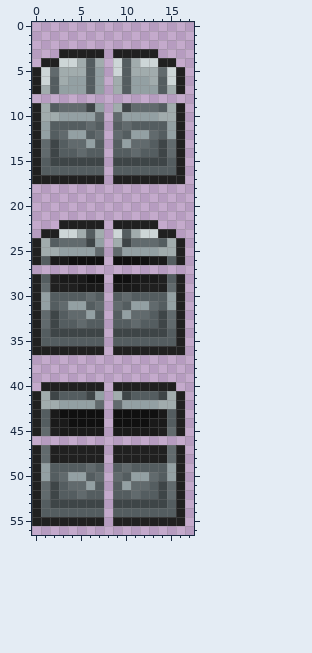
Pixel-art sprite -- Tiles/AutomaticChest.png. The picture above was drawn from the file before the commit.
The file is 36x114 pixels, drawn in blocks of 2x2; one block is one cell here. Colours within 5 levels of each other are drawn and written as one.
Now the later version:
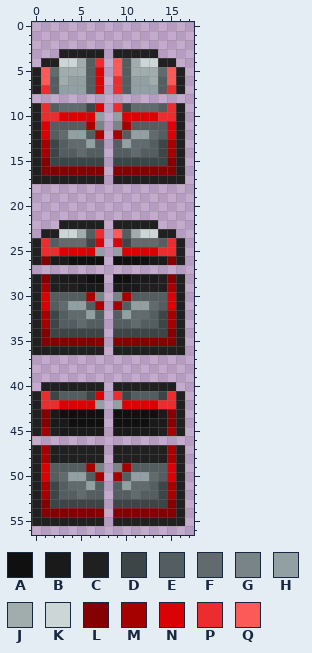
Palette (. is transparent): A #101010  B #1a1a1a  C #202020  D #3e4547  E #545d60  F #616a6d  G #798487  H #93a0a3  J #a1acad  K #cdd6d7  L #850101  M #a60101  N #da0205  P #eb2d2f  Q #fc5959
What changed:
Changed rows in their new state; - is an unchanged pixel.
first column x 1:
 4 ------P-Q------
 5 Q-----N-Q-----Q
 6 Q-----N-P-----Q
 7 P-----N-P-----P
 9 P-----N-P-----P
10 PPNNNNH-HNNNNPP
11 N----MG-GM----N
12 N-----M-M-----N
13 M-------------M
14 M-------------M
15 L-------------L
16 LLLLLLL-LLLLLLL
first column x 1:
23 ------P-Q------
24 P-----N-N-----P
25 PPNNNNH-HNNNNPP
26 L-------------L
28 L-------------L
29 M-------------M
30 N----MG-GM----N
31 N-----M-M-----N
32 M-------------M
33 M-------------M
34 L-------------L
35 LLLLLLL-LLLLLLL
first column x 1:
41 P-----N-P-----P
42 PPNNNNH-HNNNNPP
43 L-------------L
44 L-------------L
45 M-------------M
47 M-------------M
48 M-------------M
49 N----MG-GM----N
50 N-----M-M-----N
51 M-------------M
52 M-------------M
53 L-------------L
54 LLLLLLL-LLLLLLL
